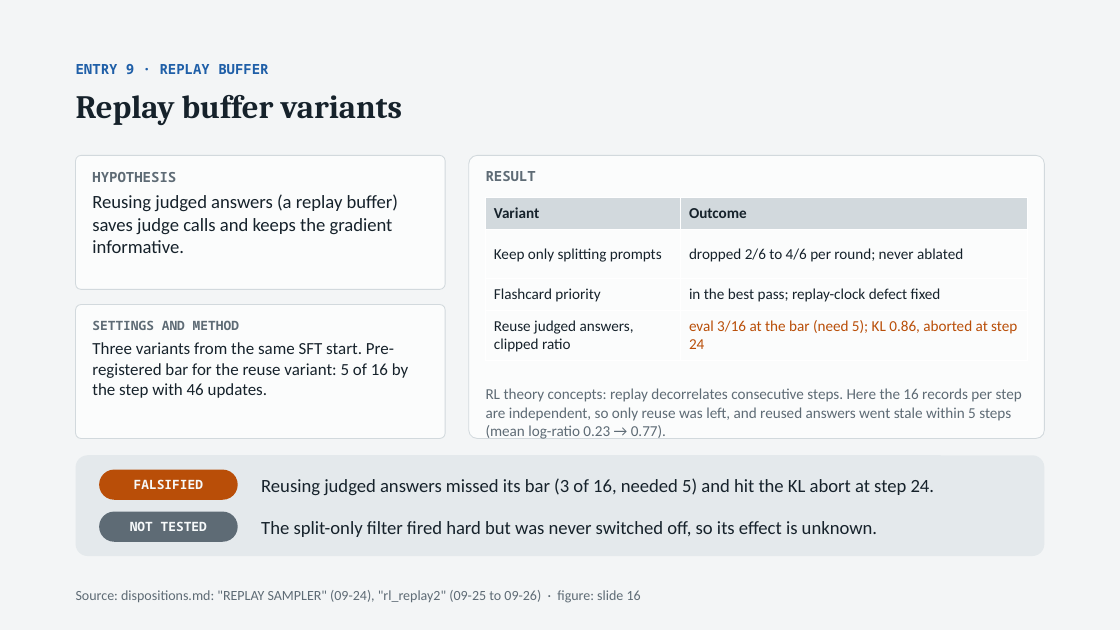
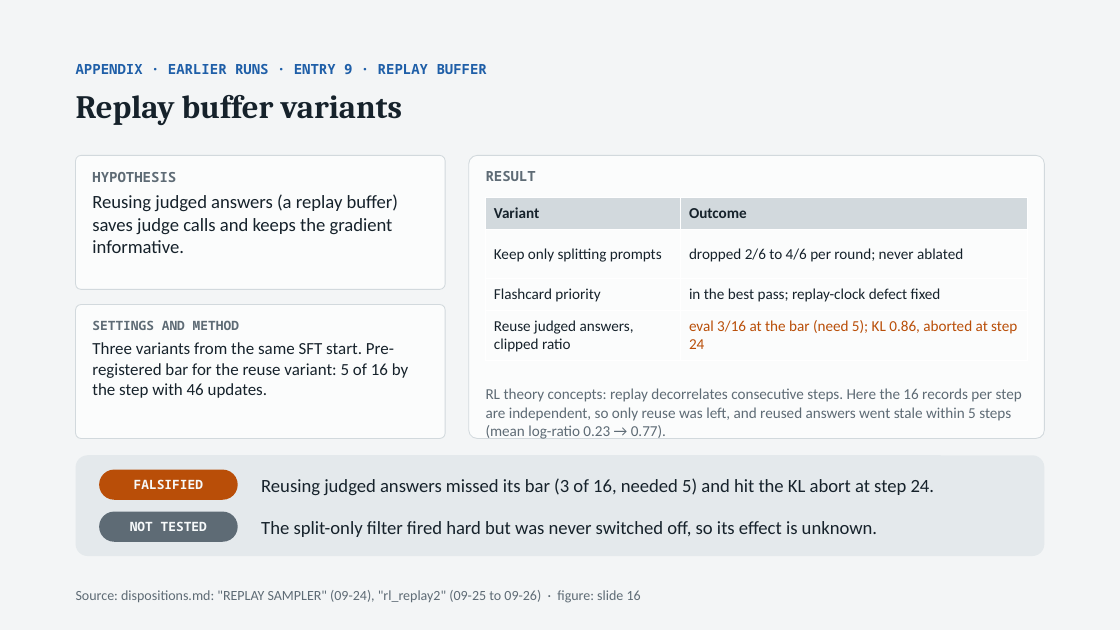
Before and after one commit to thistleknot/rl_v2_share, a slide deck: slide 22 of docs/RL_V2_rl.pptx. Drawn at 1120x630 pixels with LibreOffice and Linux fonts; fonts in the diff are those of the drawing. Boxes give left, top, right and bottom in pixels: in the first picture for what was removed or moved away, otherwise in the second. Text is boxed around its words. In the diff, an @@ line names an element or a change of style, - is before the commit and + after.

```diff
--- a/docs/RL_V2_rl.pptx
+++ b/docs/RL_V2_rl.pptx
@@ text at <box>76,64,487,74</box>: text changed @@
-ENTRY 9 · REPLAY BUFFER
+APPENDIX · EARLIER RUNS · ENTRY 9 · REPLAY BUFFER
```
Also in this commit, not shown: 8 other slides changed.
